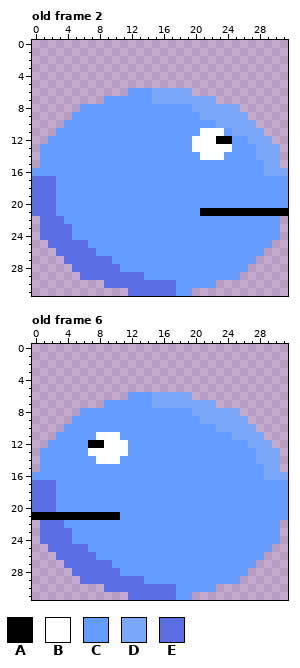
Pixel-art file, stored at art/ase files/player.ase. That is the earlier state.
32x32 pixels, 8 frames. Shown: old frame 2, old frame 6. The commit also changed other frames, which this record leaves out.
Visible layers, top first: "Face", "Lighting", "Layer 1".
Palette (. is transparent): A #000000  B #ffffff  C #639bff  D #7aa7f8  E #5b6ee1
Pixels before, old frame 2, first column x 0:
 6 ............CCCDDDDD............
 7 .........CCCCCCDDDDDDDD.........
 8 ......CCCCCCCCCCCCCCDDDDDD......
 9 .....CCCCCCCCCCCCCCCCDDDDDD.....
10 ....CCCCCCCCCCCCCCCCCCCDDDDD....
11 ...CCCCCCCCCCCCCCCCCCBBBCDDDD...
12 ..CCCCCCCCCCCCCCCCCCBBBAACCDDD..
13 .CCCCCCCCCCCCCCCCCCCBBBBBCCCDDD.
14 .CCCCCCCCCCCCCCCCCCCCBBBCCCCDDD.
15 .CCCCCCCCCCCCCCCCCCCCCCCCCCCCDD.
16 CCCCCCCCCCCCCCCCCCCCCCCCCCCCCDDD
17 EEECCCCCCCCCCCCCCCCCCCCCCCCCCCCC
18 EEECCCCCCCCCCCCCCCCCCCCCCCCCCCCC
19 EEECCCCCCCCCCCCCCCCCCCCCCCCCCCCC
20 EEECCCCCCCCCCCCCCCCCCCCCCCCCCCCC
21 EEECCCCCCCCCCCCCCCCCCAAAAAAAAAAA
22 .EEECCCCCCCCCCCCCCCCCCCCCCCCCCC.
23 .EEEECCCCCCCCCCCCCCCCCCCCCCCCCC.
24 .EEEECCCCCCCCCCCCCCCCCCCCCCCCCC.
25 ..EEEEECCCCCCCCCCCCCCCCCCCCCCC..
26 ...EEEEECCCCCCCCCCCCCCCCCCCCC...
27 ....EEEEEECCCCCCCCCCCCCCCCCC....
28 .....EEEEEECCCCCCCCCCCCCCCC.....
29 ......EEEEEEEECCCCCCCCCCCC......
30 .........EEEEEEEEECCCCC.........
31 ............EEEEEECC............
Pixels before, old frame 6, first column x 0:
 6 ............CCCDDDDD............
 7 .........CCCCCCDDDDDDDD.........
 8 ......CCCCCCCCCCCCCCDDDDDD......
 9 .....CCCCCCCCCCCCCCCCDDDDDD.....
10 ....CCCCCCCCCCCCCCCCCCCDDDDD....
11 ...CCCCCBBBCCCCCCCCCCCCCCDDDD...
12 ..CCCCCAABBBCCCCCCCCCCCCCCCDDD..
13 .CCCCCCBBBBBCCCCCCCCCCCCCCCCDDD.
14 .CCCCCCCBBBCCCCCCCCCCCCCCCCCDDD.
15 .CCCCCCCCCCCCCCCCCCCCCCCCCCCCDD.
16 CCCCCCCCCCCCCCCCCCCCCCCCCCCCCDDD
17 EEECCCCCCCCCCCCCCCCCCCCCCCCCCCCC
18 EEECCCCCCCCCCCCCCCCCCCCCCCCCCCCC
19 EEECCCCCCCCCCCCCCCCCCCCCCCCCCCCC
20 EEECCCCCCCCCCCCCCCCCCCCCCCCCCCCC
21 AAAAAAAAAAACCCCCCCCCCCCCCCCCCCCC
22 .EEECCCCCCCCCCCCCCCCCCCCCCCCCCC.
23 .EEEECCCCCCCCCCCCCCCCCCCCCCCCCC.
24 .EEEECCCCCCCCCCCCCCCCCCCCCCCCCC.
25 ..EEEEECCCCCCCCCCCCCCCCCCCCCCC..
26 ...EEEEECCCCCCCCCCCCCCCCCCCCC...
27 ....EEEEEECCCCCCCCCCCCCCCCCC....
28 .....EEEEEECCCCCCCCCCCCCCCC.....
29 ......EEEEEEEECCCCCCCCCCCC......
30 .........EEEEEEEEECCCCC.........
31 ............EEEEEECC............
The same view after the edit:
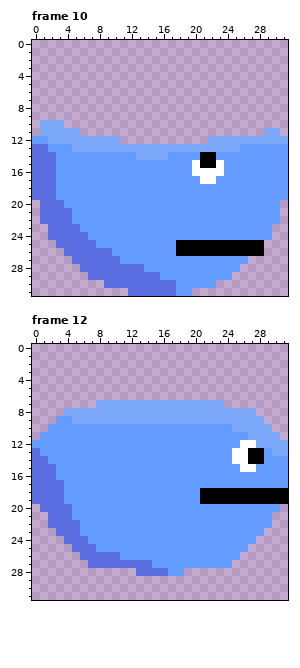
A new or re-ordered frame is compared with the old frame closest to it.
The author wrote: player can jump and land when facing right
Diff:
frames 8 -> 12
Changed rows in their new state; - is an unchanged pixel.
Frame 10 is new; against old frame 2, layers "Face", "Lighting", "Layer 1":
first column x 0:
 6 ------------........------------
 7 ---------..............---------
 8 ------....................------
 9 -----......................-----
10 -DDD........................----
11 -DDDDD.......................DD-
12 CCDDDDDDDDD...........DDDDD---DD
13 EE---DDDDDDDDDDDDDDDDDDDDD--CCCC
14 EEE----------DDDD----AAC----CCCC
15 EEE-----------------BAAB-----CCC
16 EEE-----------------BBBB-----CCC
17 ---------------------BB---------
20 .--E---------------------------.
21 .--EE----------------CCCCCCCCCC.
22 ----E---------------------------
23 -.---E------------------------.-
24 -.---EE-----------------------.-
25 --.----E----------AAAAAAAAAAA.--
26 ---.----EE--------AAAAAAAAAAA---
27 ----.-----E----------------.----
28 -----.-----EEE------------.-----
29 ------.-------EE---------.------
Frame 12 is new; against old frame 6, layers "Face", "Lighting", "Layer 1":
first column x 0:
 6 ------------........------------
 7 --------DDDDDDD--------D--------
 8 ----DDDDDDDDDDDDDDDD------DD----
 9 ---CCDDDDDDDDDDDDDDDD------DD---
10 --CC-------------------CC---DD--
11 -CC-----CCC--------------CC--DD-
12 CC-----CCCCC--------------BB--DD
13 E------CCCCC-------------BBAAC-D
14 EE------CCC--------------BBAACCC
15 EEE-----------------------BB-CCC
16 EEE--------------------------CCC
17 ---E----------------------------
18 ---E-----------------AAAAAAAAAAA
19 ---E-----------------AAAAAAAAAAA
20 .--EE--------------------------.
21 ..EEECCCCCC-------------------..
22 -.--EE------------------------.-
23 -..--E-----------------------..-
24 -...-EE---------------------...-
25 --...--E-------------------...--
26 ---...--EEE---------------...---
27 ----...---EEEEE----------...----
28 -----........EEEE--........-----
29 ------....................------
30 ---------..............---------
31 ------------........------------
